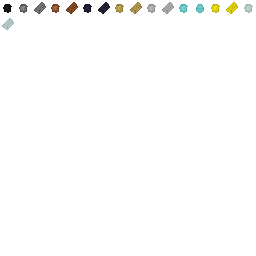
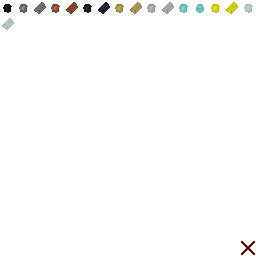
Comparing the layer stacks of the two 256 × 256 images. Changes:
painted on "Items" over bbox(241, 241, 255, 255)
